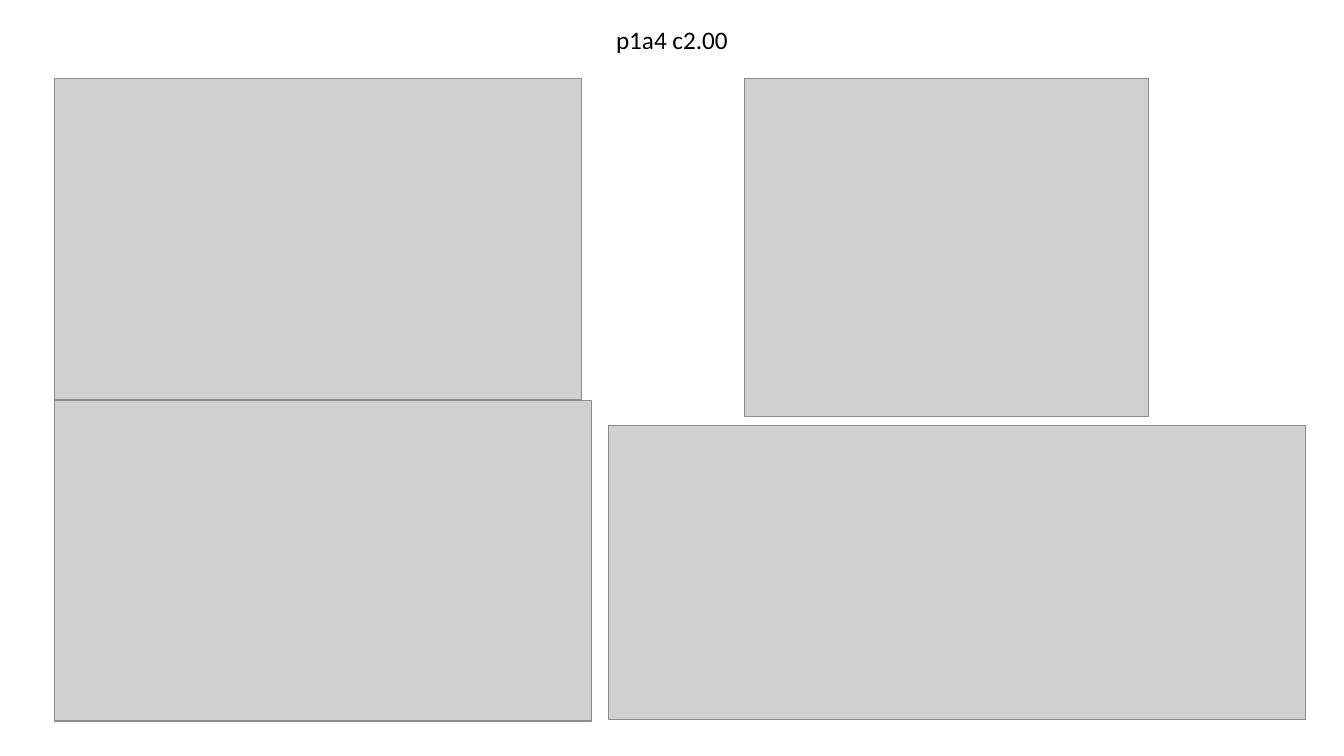
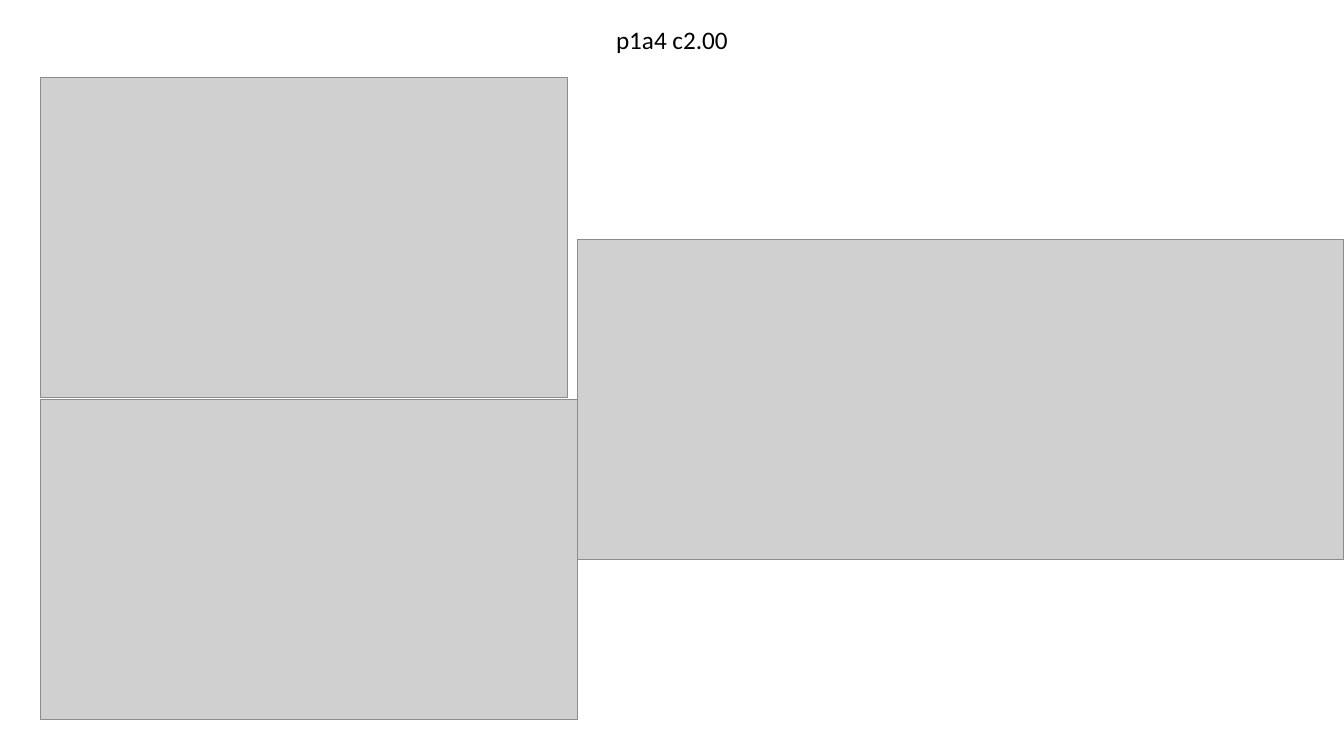
Before and after one commit to tyokokur/presentations, a slide deck: slide 3 of SYSG.pptx. Drawn at 1344x756 pixels with LibreOffice and Linux fonts; fonts in the diff are those of the drawing; grey boxes stand for pictures. Boxes give left, top, right and bottom in pixels: in the first picture for what was removed or moved away, otherwise in the second. Text is boxed around its words. In the diff, an @@ line names an element or a change of style, - is before the commit and + after.

Commit message:
autocommit

```diff
--- a/SYSG.pptx
+++ b/SYSG.pptx
@@ picture: place and size @@
-picture at <box>54,79,581,399</box>
+picture at <box>40,78,567,398</box>
@@ picture removed at <box>745,79,1148,416</box> @@
@@ picture added at <box>578,239,1344,560</box> @@
@@ picture: place and size @@
-picture at <box>54,400,592,721</box>
+picture at <box>40,399,578,720</box>
@@ picture removed at <box>608,425,1305,720</box> @@
```
